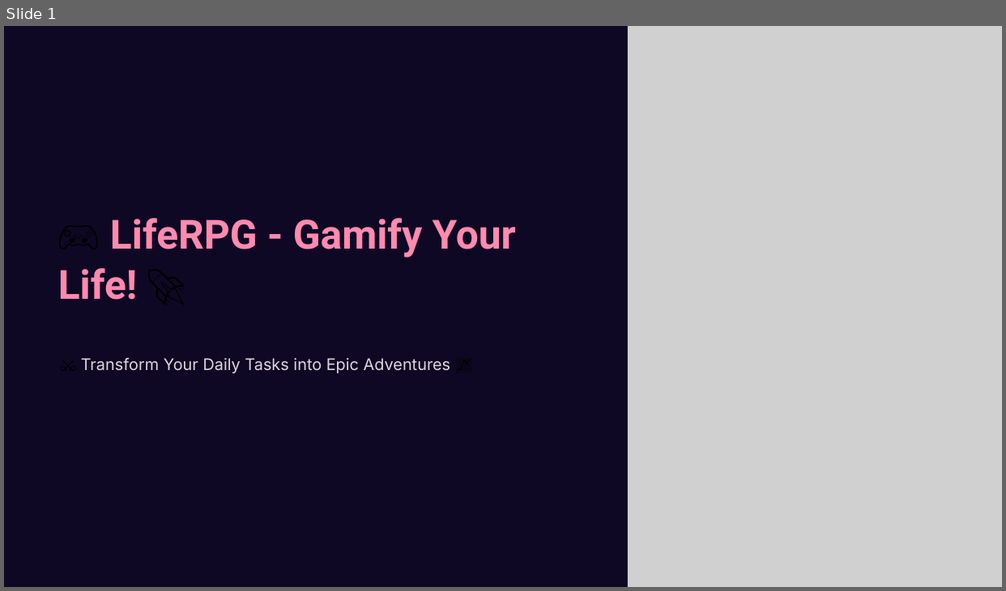
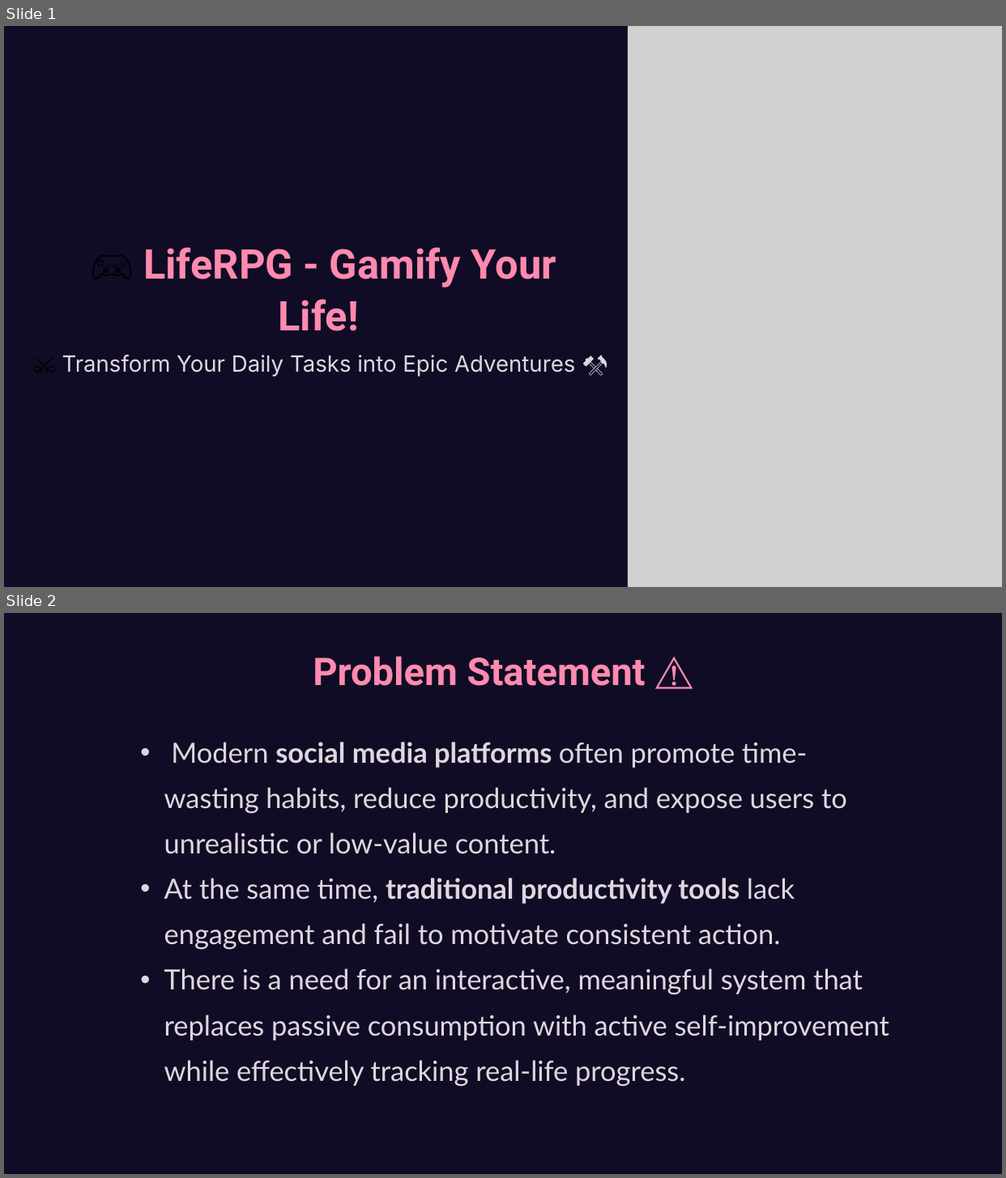
Before and after one commit to RahulBansal-24/LifeRPG, a slide deck: LifeRPG-Gamify-Your-Life.pptx. Shown one above the other, each under a label of ours: slide 1 before the commit, slides 1 and 2 after it. The pictures are 1006x591 and 1006x1178 pixels, drawn with LibreOffice and Linux fonts; fonts in the diff are those of the drawing; grey boxes stand for pictures; background and template pictures are left out; a plain dark background stands for a picture behind light text. Boxes give left, top, right and bottom in pixels: in the first picture for what was removed or moved away, otherwise in the second. Text is boxed around its words. In the diff, an @@ line names an element or a change of style, - is before the commit and + after.

```diff
--- a/LifeRPG-Gamify-Your-Life.pptx
+++ b/LifeRPG-Gamify-Your-Life.pptx
@@ slide 2 added at [4,613,1002,1174], background picture (left out) @@
@@ freeform shape added at [4,613,1002,1174], fill #0C0524 at 81% opacity @@
@@ text added at [313,656,646,686], 55.1 pt, text #FF8AAF, bold @@
+Problem Statement ⚠️
@@ text added at [164,742,889,1086], 40.3 pt, text #E0D6DE @@
+  • Modern social media platforms often promote time-wasting habits, reduce productivity, and expose users to unrealistic or low-value content.
+  • At the same time, traditional productivity tools lack engagement and fail to motivate consistent action.
+  • There is a need for an interactive, meaningful system that replaces passive consumption with active self-improvement while effectively tracking real-life progress.
@@ slide 1 changed as well @@
@@ freeform shape at [4,26,1002,587]: fill #0C0524 at 90% opacity to #0C0524 at 81% opacity @@
@@ text at [143,247,556,331]: text changed; size 58.1 to 59.1 pt @@
-🎮 LifeRPG - Gamify Your Life! 🚀
+🎮 LifeRPG - Gamify Your Life!
@@ text at [62,355,575,377]: text changed; size 23.3 to 32.3 pt @@
-⚔️ Transform Your Daily Tasks into Epic Adventures 📈
+⚔️ Transform Your Daily Tasks into Epic Adventures ⚒️
```
Also in this commit, not shown: 7 other slides changed, 3 other slides added, 2 slides removed, 1 other file.
